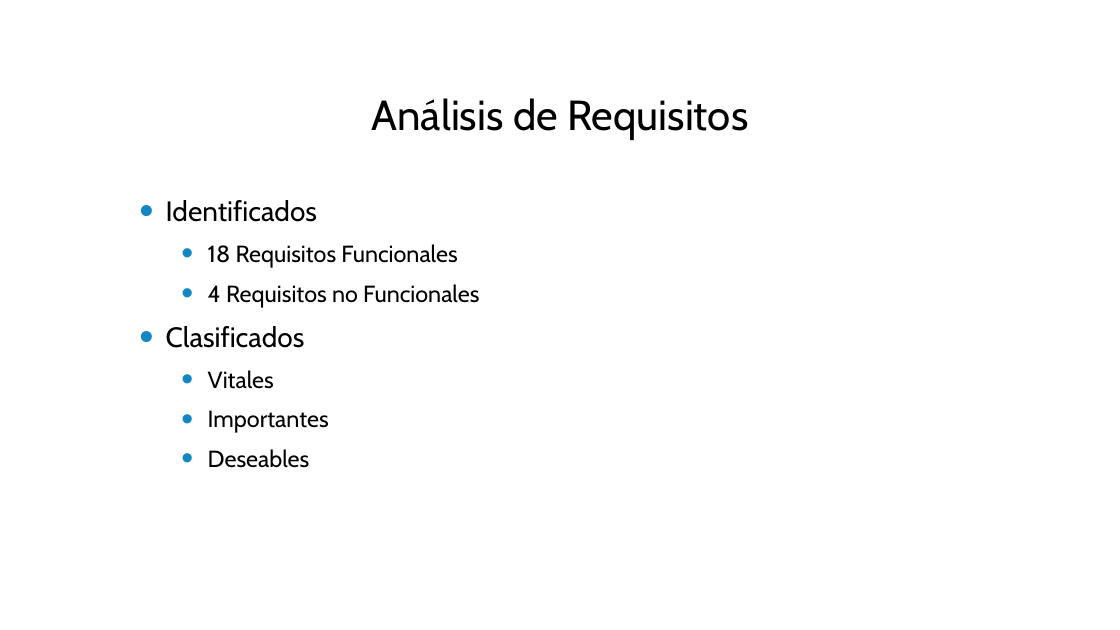
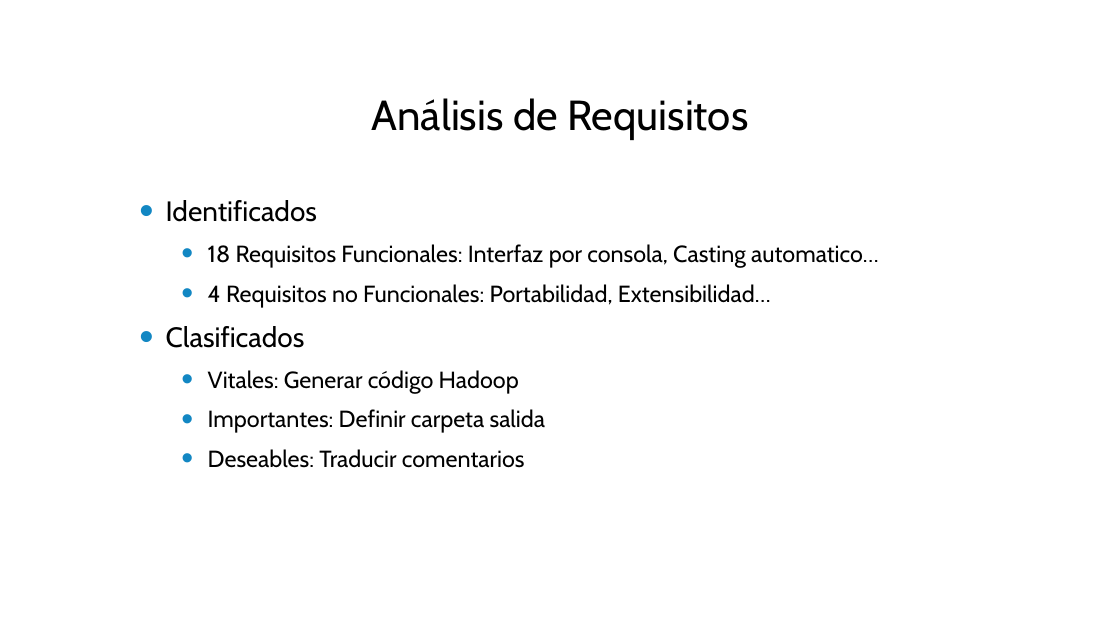
Before and after one commit to cesarpomar/Perldoop2-tfg, a slide deck: slide 8 of doc/Presentacion.pptx (slide 7 before the commit). Drawn at 1120x630 pixels with LibreOffice and Linux fonts; fonts in the diff are those of the drawing; background and template pictures are left out. Boxes give left, top, right and bottom in pixels: in the first picture for what was removed or moved away, otherwise in the second. Text is boxed around its words. In the diff, an @@ line names an element or a change of style, - is before the commit and + after.

```diff
--- a/doc/Presentacion.pptx
+++ b/doc/Presentacion.pptx
@@ text at [208, 244, 878, 308]: text changed @@
-  • 18 Requisitos Funcionales
-  • 4 Requisitos no Funcionales
+  • 18 Requisitos Funcionales: Interfaz por consola, Casting automatico…
+  • 4 Requisitos no Funcionales: Portabilidad, Extensibilidad…
@@ text at [208, 370, 546, 468]: text changed @@
-  • Vitales
-  • Importantes
-  • Deseables
+  • Vitales: Generar código Hadoop
+  • Importantes: Definir carpeta salida
+  • Deseables: Traducir comentarios
```
Also in this commit, not shown: 6 other slides changed, 1 slide added, 1 other file.
